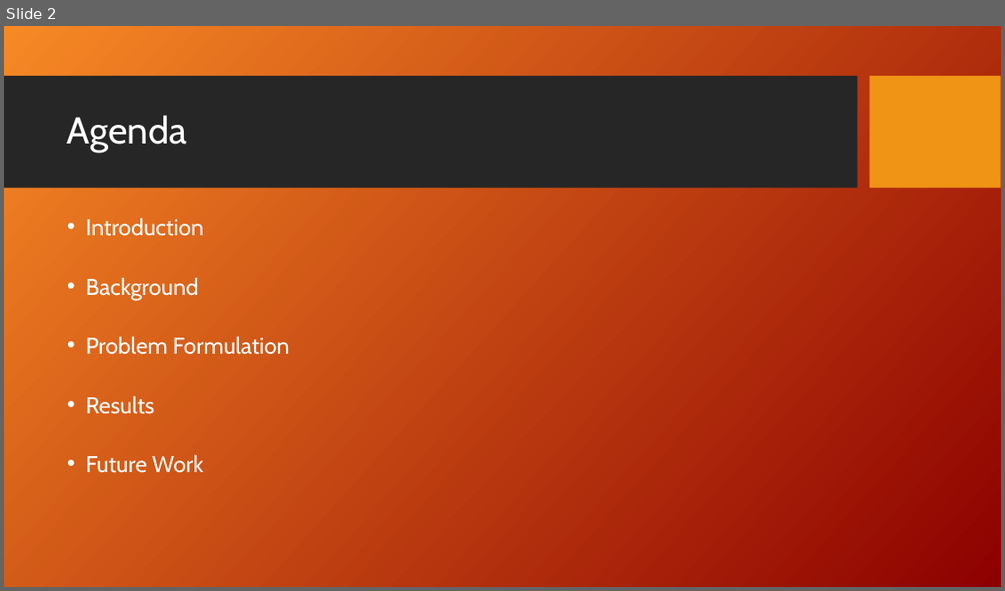
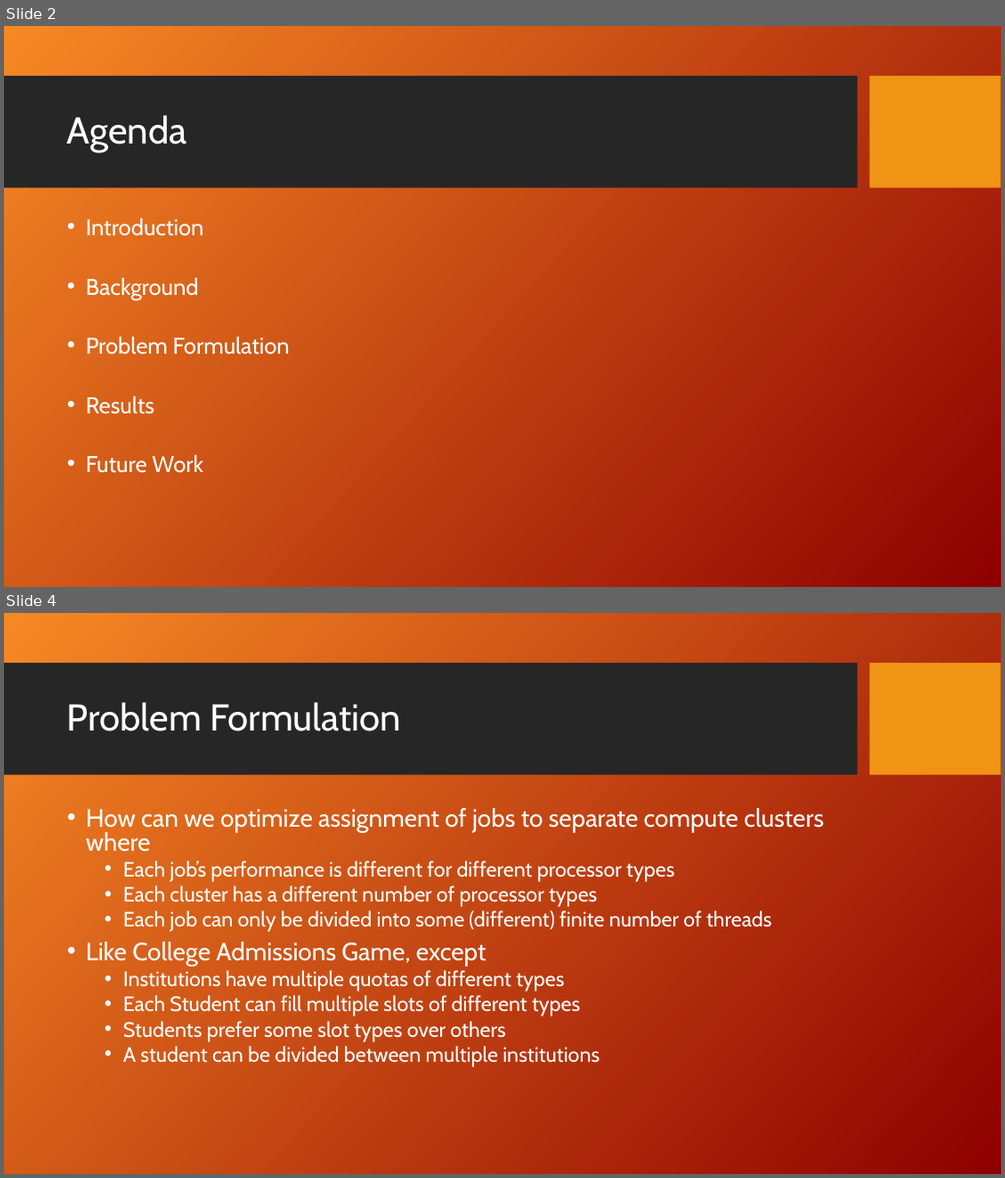
Before and after one commit to fmromano/GameTheoryProject, a slide deck: Paper/MatchingJobsPresentation_KH_FR.ppt. Shown one above the other, each under a label of ours: slide 2 before the commit, slides 2 and 4 after it; the slides between them are not shown. The pictures are 1005x591 and 1005x1178 pixels, drawn with LibreOffice and Linux fonts; fonts in the diff are those of the drawing; background and template pictures are left out. Boxes give left, top, right and bottom in pixels: in the first picture for what was removed or moved away, otherwise in the second. Text is boxed around its words. In the diff, an @@ line names an element or a change of style, - is before the commit and + after.

```diff
--- a/Paper/MatchingJobsPresentation_KH_FR.ppt
+++ b/Paper/MatchingJobsPresentation_KH_FR.ppt
@@ slide 4 added at (4,613,1001,1174), background picture (left out); not listed: 2 template elements that a slide beside it also shows @@
@@ title added at (67,702,401,731), 36 pt, text #FFFFFF @@
+Problem Formulation
@@ text added at (86,808,824,1067), 20 pt, text #FFFFFF @@
+• How can we optimize assignment of jobs to separate compute clusters where
+  • Each job’s performance is different for different processor types
+  • Each cluster has a different number of processor types
+  • Each job can only be divided into some (different) finite number of threads
+• Like College Admissions Game, except
+  • Institutions have multiple quotas of different types
+  • Each Student can fill multiple slots of different types
+  • Students prefer some slot types over others
+  • A student can be divided between multiple institutions
```
Also in this commit, not shown: 5 slides changed, 2 other slides added, 2 slides removed.
